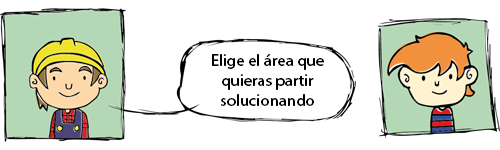
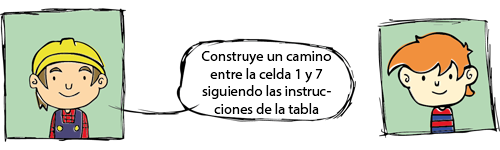
Layer changes from the first 500px x 150px image to the second:
renamed "Elige el área que quieras partir solucionando" to "Construye un camino entre la celda 1 y 7 siguiendo las instrucc", painted on it over 201, 51, 332, 114
